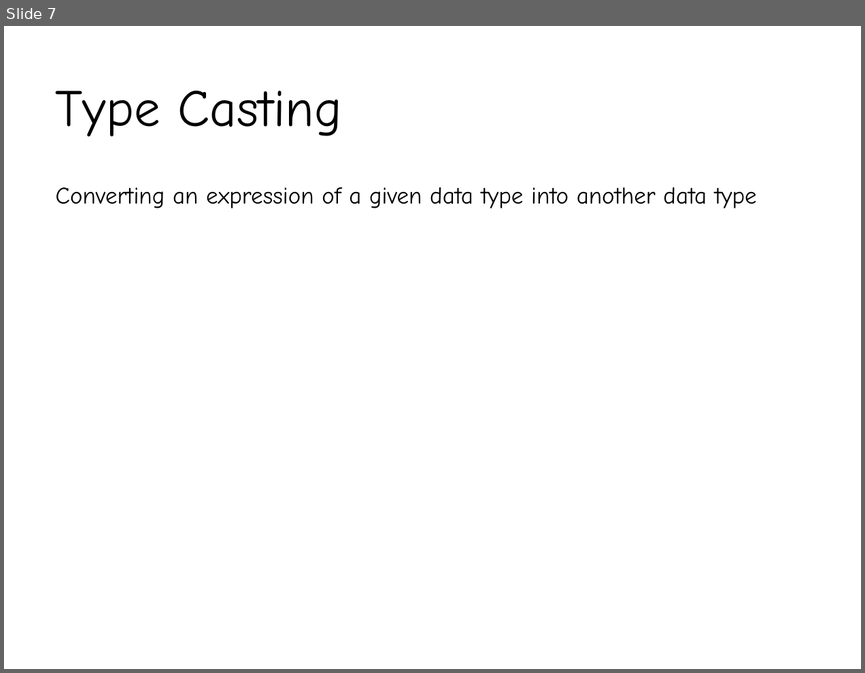
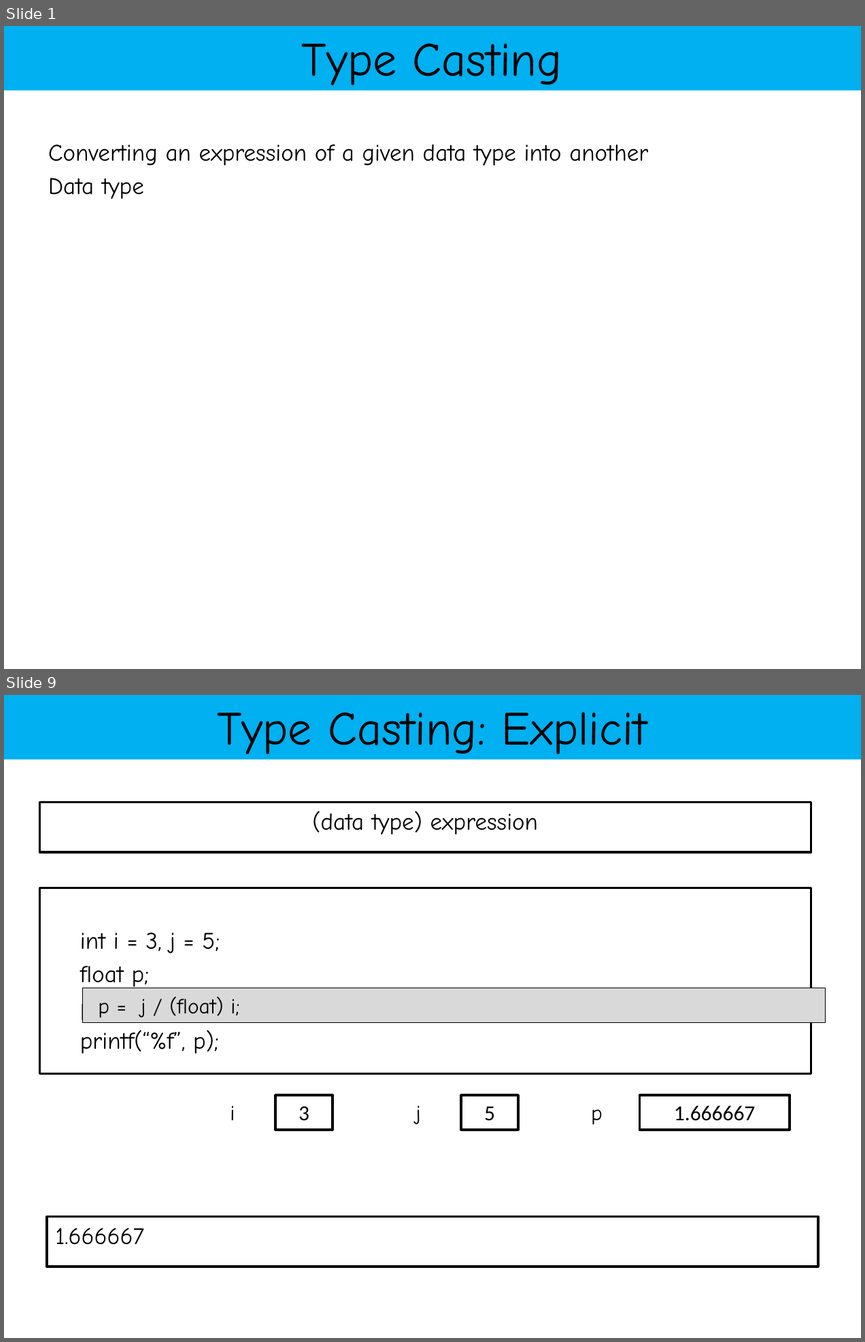
Before and after one commit to YeasirRayhanPrince/yeasirrayhanprince.github.io, a slide deck: cse103/materials/Slide3.pptx. Shown one above the other, each under a label of ours: slide 7 before the commit, slides 1 and 9 after it; the slides between them are not shown. The pictures are 865x673 and 865x1342 pixels, drawn with LibreOffice and Linux fonts; fonts in the diff are those of the drawing. Boxes give left, top, right and bottom in pixels: in the first picture for what was removed or moved away, otherwise in the second. Text is boxed around its words. In the diff, an @@ line names an element or a change of style, - is before the commit and + after.

```diff
--- a/cse103/materials/Slide3.pptx
+++ b/cse103/materials/Slide3.pptx
@@ slide 9 added at [4,695,861,1338], background #FFFFFF @@
@@ rectangle added at [4,695,861,759], fill #00B0F0, 40 pt, text #000000 @@
+Type Casting: Explicit
@@ rectangle added at [40,802,811,852], fill #FFFFFF, outline #000000 2 pt, 20 pt, text #000000 @@
+(data type) expression
@@ rectangle added at [40,888,811,1074], fill #FFFFFF, outline #000000 2 pt, 20 pt, text #000000 @@
+int i = 3, j = 5;
+float p;
+p = j / i;
+printf(“%f”, p);
@@ rectangle added at [83,988,825,1022], fill #D9D9D9, outline #000000 0.75 pt, 18 pt, text #000000 @@
+p = j / (float) i;
@@ rectangle added at [275,1095,333,1130], fill #FFFFFF, outline #000000 2 pt, 18 pt, text #000000 @@
+3
@@ rectangle added at [461,1095,518,1130], fill #FFFFFF, outline #000000 2 pt, 18 pt, text #000000 @@
+5
@@ rectangle added at [640,1095,789,1130], fill #FFFFFF, outline #000000 2 pt, 18 pt, text #000000 @@
+1.666667
@@ text added at [230,1106,235,1120], 18 pt, text #000000 @@
+i
@@ text added at [415,1105,420,1124], 18 pt, text #000000 @@
+j
@@ text added at [591,1109,602,1124], 18 pt, text #000000 @@
+p
@@ rectangle added at [47,1216,818,1266], fill #FFFFFF, outline #000000 2 pt, 20 pt, text #000000 @@
+1.666667
@@ what was slide 7 is now slide 1 @@
@@ slide 1 changed as well @@
@@ rectangle "Type Casting": place and size @@
-rectangle "Type Casting" at [56,91,342,137]
+rectangle "Type Casting" at [4,26,861,90]
@@ rectangle "Type Casting" at [4,26,861,90]: size 44 to 40 pt; alignment left to centre; fill none to #00B0F0 @@
@@ text at [48,144,648,199]: text changed @@
-Converting an expression of a given data type into another data type
+Converting an expression of a given data type into another
+Data type
```
Also in this commit, not shown: 6 other slides changed, 18 other slides added, 7 slides removed, 4 other files.
